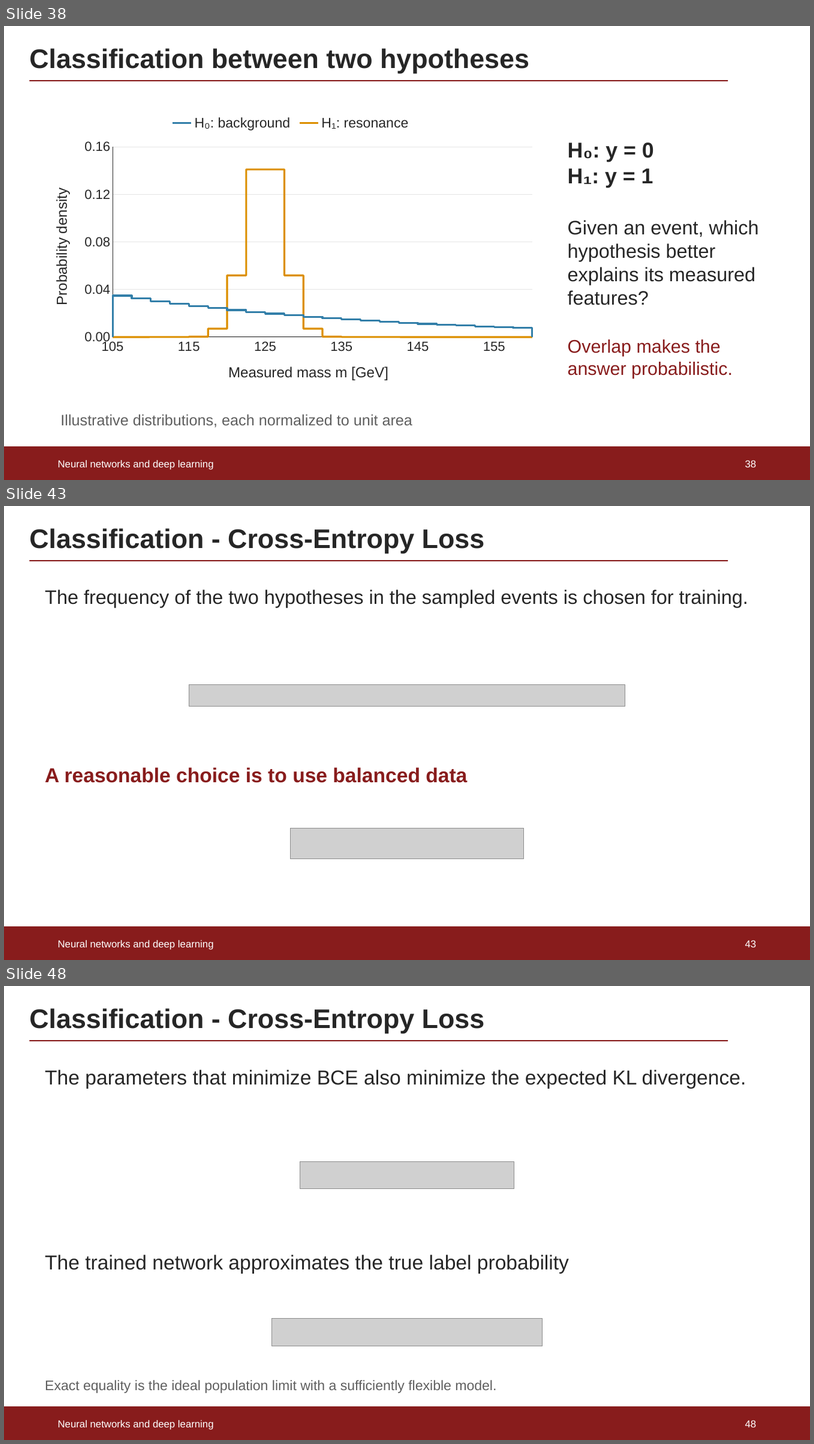
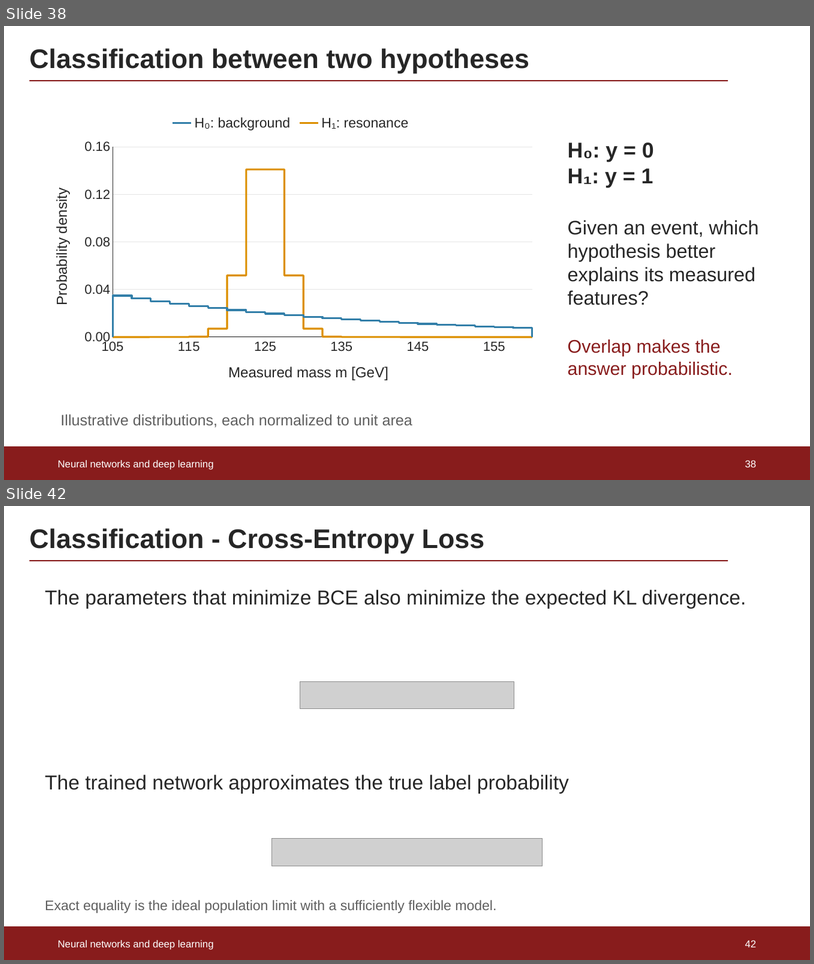
Before and after one commit to rafaellopesdesa/ML_Mandi, a slide deck: lectures/Lecture1_Neural_Networks.pptx. Shown one above the other, each under a label of ours: slides 38, 43 and 48 before the commit, slides 38 and 42 after it; the slides between them are not shown. The pictures are 814x1444 and 814x964 pixels, drawn with LibreOffice and Linux fonts; fonts in the diff are those of the drawing; grey boxes stand for pictures. Boxes give left, top, right and bottom in pixels: in the first picture for what was removed or moved away, otherwise in the second. Text is boxed around its words. In the diff, an @@ line names an element or a change of style, - is before the commit and + after.

```diff
--- a/lectures/Lecture1_Neural_Networks.pptx
+++ b/lectures/Lecture1_Neural_Networks.pptx
@@ slide 43 removed at (4,506,810,960), background #FFFFFF @@
@@ title removed at (29,528,485,553) @@
-Classification - Cross-Entropy Loss
@@ line removed from (29, 561) to (729, 561) @@
@@ text removed at (45,589,749,607) @@
-The frequency of the two hypotheses in the sampled events is chosen for training.
@@ picture removed at (189,684,626,706) @@
@@ text removed at (45,767,467,783) @@
-A reasonable choice is to use balanced data
@@ picture removed at (290,828,524,859) @@
@@ rectangle removed at (4,926,810,959) @@
@@ text removed at (58,940,214,949) @@
-Neural networks and deep learning
@@ page number removed at (746,940,757,947) @@
-43
@@ what was slide 48 is now slide 42 @@
@@ page number at (746,940,757,947): text changed @@
-48
+42
```
Also in this commit, not shown: 5 slides changed, 5 other slides removed.
